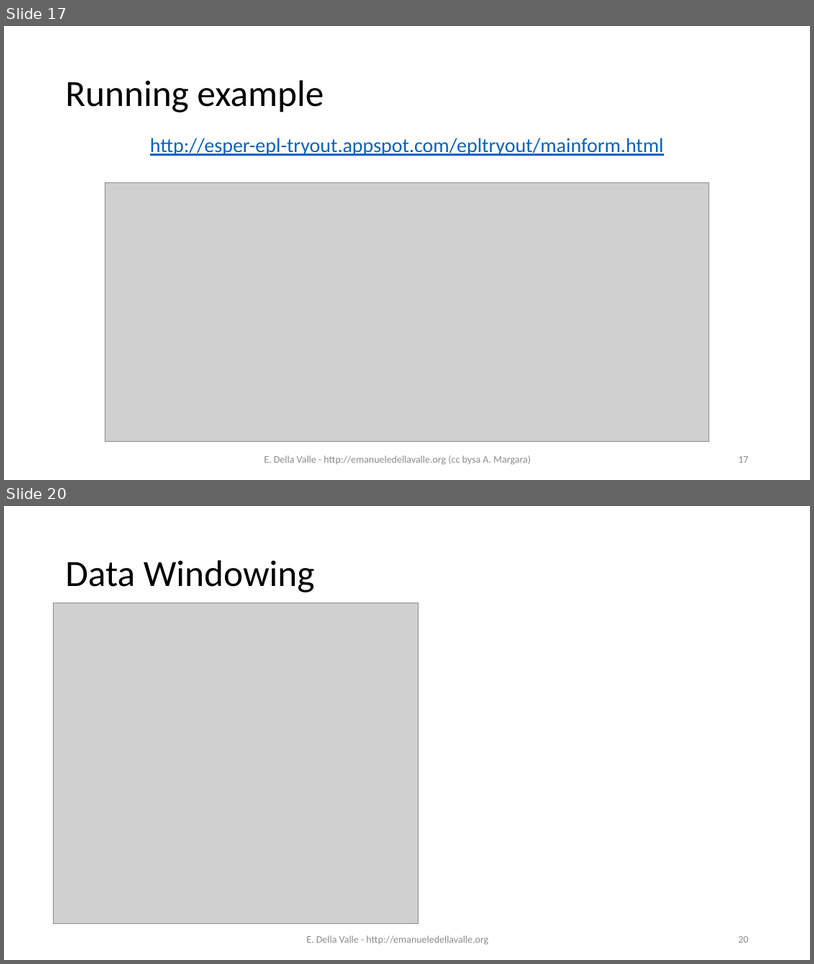
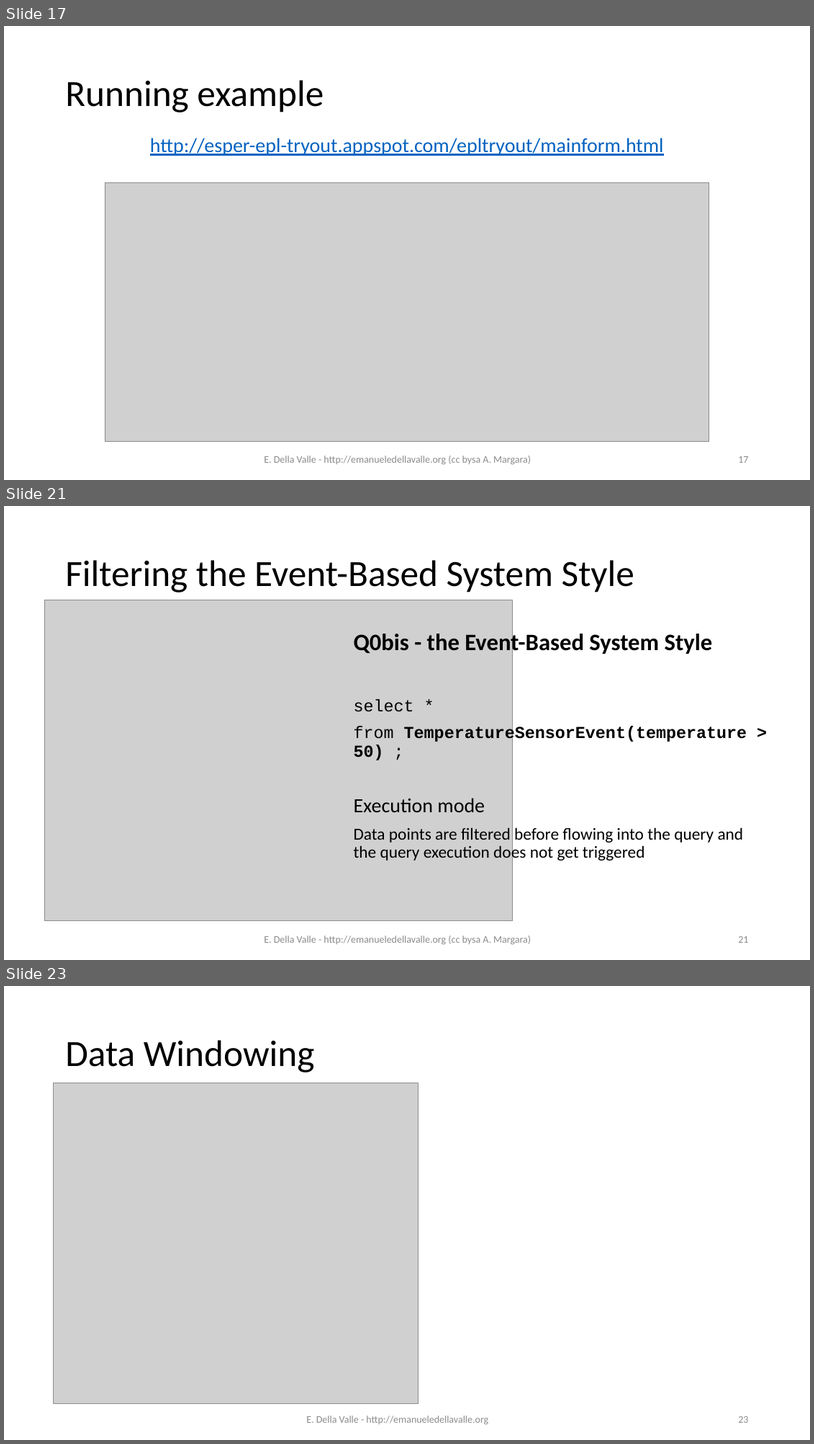
Before and after one commit to eugeniovaretti/streaming-data-analytics, a slide deck: lectures/02_EPL/02_VerticallyScalableSolution_Esper+EPL.pptx. Shown one above the other, each under a label of ours: slides 17 and 20 before the commit, slides 17, 21 and 23 after it; the slides between them are not shown. The pictures are 814x964 and 814x1444 pixels, drawn with LibreOffice and Linux fonts; fonts in the diff are those of the drawing; grey boxes stand for pictures. Boxes give left, top, right and bottom in pixels: in the first picture for what was removed or moved away, otherwise in the second. Text is boxed around its words. In the diff, an @@ line names an element or a change of style, - is before the commit and + after.

```diff
--- a/lectures/02_EPL/02_VerticallyScalableSolution_Esper+EPL.pptx
+++ b/lectures/02_EPL/02_VerticallyScalableSolution_Esper+EPL.pptx
@@ slide 21 added at (4, 506, 810, 960), background #FFFFFF @@
@@ title added at (65, 560, 635, 592), 44 pt, text #000000 @@
+Filtering the Event-Based System Style
@@ picture added at (44, 600, 513, 921) @@
@@ text added at (354, 631, 747, 862), 20 pt, text #000000 @@
+Q0bis - the Event-Based System Style
+select *
+from TemperatureSensorEvent(temperature > 50) ;
+Execution mode
+Data points are filtered before flowing into the query and
+the query execution does not get triggered
@@ text added at (264, 935, 531, 944), 12 pt, text #8C8C8C @@
+E. Della Valle - http://emanueledellavalle.org (cc bysa A. Margara)
@@ page number added at (738, 936, 748, 942), 12 pt, text #8C8C8C @@
+21
@@ what was slide 20 is now slide 23 @@
@@ page number at (738, 1416, 748, 1422): text changed @@
-20
+23
```
Also in this commit, not shown: 5 slides changed, 2 other slides added, 2 other files.
